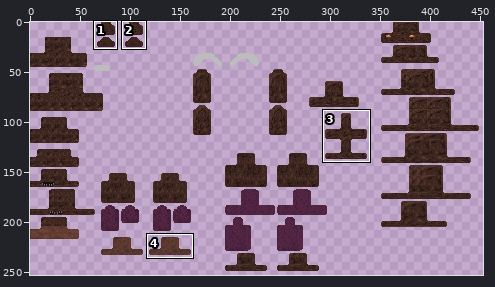
Sprite sheet: src/main/resources/assets/starcraft/textures/model/zergling.png. Above: a wide view before the commit, with the close-up outlined.
Close-up. The starting point:
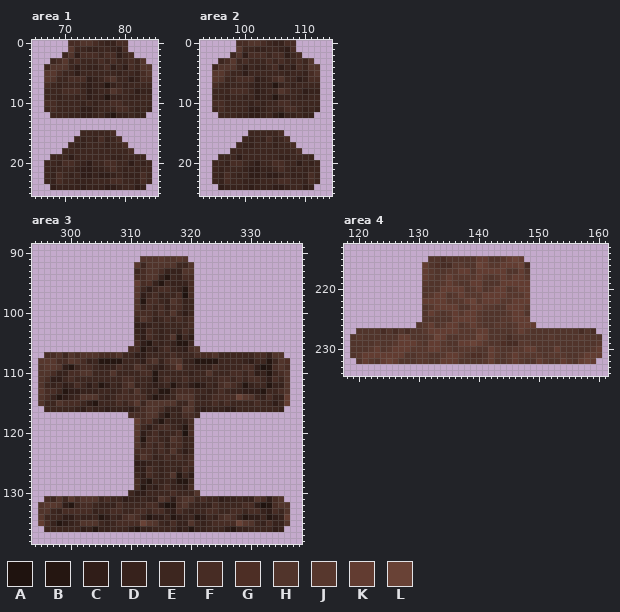
The file is 512x256 pixels. Colours within 5 levels of each other are drawn and written as one. Shown: area 1: x 65..85, y 0..25; area 2: x 93..114, y 0..25; area 3: x 294..338, y 89..138; area 4: x 118..161, y 213..234. The wide view leaves out empty margins. The commit also changed other parts of the picture, which this record leaves out.
Palette (. is transparent): A #1f130f  B #251611  C #301d18  D #37221c  E #3d261f  F #472c24  G #4d2e25  H #51342b  J #57372d  K #623c31  L #694236
Pixels before, area 1, first column x 67:
 0 ....FFHHFEDDFF....
 1 ....JEEDDEEDCF....
 2 ...EHCFFFEFFCEF...
 3 .EFJEFEEEFEFEEFEH.
 4 EHHHECEDDEFCECFEHH
 5 JJFEECEEEEEEDEEDFH
 6 JHEEFFFCDEFHEECDFF
 7 FEDEEEDCDDBDEDEEEE
 8 EEEFFFECDEEHFEECDD
 9 EEDEEDECDDBDDEDDEE
10 FFEEEEDEDEEFFEEEEE
11 EFEEEECCDEEEFFEDED
12 .EEEDDCCDECBDDEDD.
13 ..................
14 ..................
15 ......EEEEEF......
16 .....EDEDFDEF.....
17 ....EDDEEEDEEF....
18 ...EEEEEEEEEEEF...
19 .EEECEEEEEEDDEEEE.
20 EEDFFEDCEEFFEECEDE
21 EDEEEDCCDDEFEDEDEE
22 EDFEDECCDCCDEDDDFE
23 EDFEEDDDEEEFFEEDFE
24 .CDDDDCDDDCCDEECD.
Pixels before, area 2, first column x 95:
 0 ....FFHHFEDDFF....
 1 ....JEEDDEEDCF....
 2 ...EHCFFFEFFCEF...
 3 .EFJEFEEEFEFEEFEH.
 4 EHHHECEDDEFCECFEHH
 5 JJFEECEEEEEEDEEDFH
 6 JHEEFFFCDEFHEECDFF
 7 FEDEEEDCDDBDEDEEEE
 8 EEEFFFECDEEHFEECDD
 9 EEDEEDECDDBDDEDDEE
10 FFEEEEDEDEEFFEEEEE
11 EFEEEECCDEEEFFEDED
12 .EEEDDCCDECBDDEDD.
13 ..................
14 ..................
15 ......EEEEEF......
16 .....EDEDFDEF.....
17 ....EDDEEEDEEF....
18 ...EEEEEEEEEEEF...
19 .EEECEEEEEEDDEEEE.
20 EEDFFEDCEEFFEECEDE
21 EDEEEDCCDDEFEDEDEE
22 EDFEDECCDCCDEDDDFE
23 EDFEEDDDEEEFFEEDFE
24 .CDDDDCDDDCCDEECD.
Pixels before, area 3, first column x 295:
 91 .................HHHJHHJH.................
 92 ................JEHHHHHEEH................
 93 ................EFHHFDDDHH................
 94 ................FFHHDBEDFF................
 95 ................KFGDBEDDDF................
 96 ................JECEFFEDBF................
 97 ................JCEFDEEFAF................
 98 ................HBFFEDHFDE................
 99 ................HDFEFDFFDE................
100 ................FFFEFEHECE................
101 ................EHFDEFEFEF................
102 ................CCDEDEEEEF................
103 ................DCFEDEEDFE................
104 ................ECFEDEHBEC................
105 ................FCBEDEDBBE................
106 ...............FFBDCEFDDCFH...............
107 .FFHEHFHHHFFFHEECCEEEEFEEEFFFHEEEEEEFFDHH.
108 JJJFFJHFDEBBBBEEECFHDFHHDDBBBBEEEEDCEEBEHG
109 HJJHCBEFFEDDDFEEHFEDCEFKEEDDDFEEEEFFCABFHF
110 HHFDDFFHHEEEHEEEEFFBEEEEEDEEHEEEFFEFCDBEFH
111 HFCCEFEEEEEEEEFFEEEBEFEEFEEEEEFFEFEFFECFEH
112 HEDECDFECEBCEDFHDEDCDEBDECBCEDFHFEBDEEBDDH
113 JFFEBCCDDDEEDEFEHEDEBBEFFFEEDEFEDDCCCBEEFH
114 HFDBCDEHHHEDEFFFFFDBCDEHHHEDEFFFFLJHEDFDDK
115 HEEHFFFECBEEEFEFJEHHHHHEEHEEEFEFEEEEFEECEK
116 .EEEEEDCEDDCDDDCEFHHFDDDHHDCDDDCCEEEEEEED.
117 ...............FFFHHDBEDFFE...............
118 ................KFGDBEDDDF................
119 ................JECEFFEDBF................
120 ................JCEFDEEFAF................
121 ................HBFFEDHFDE................
122 ................HDFEFDFFDE................
123 ................FFFEFEHECE................
124 ................EHFDEFEFEF................
125 ................CCDEDEEEEF................
126 ................DCFEDEEDFE................
127 ................ECFEDEHBEC................
128 ................FCBEDEDBBE................
129 ................FBDCEFDDCF................
130 ...............ECCEEEEFEEEH...............
131 .FEHEJFHHHEFEECDDEDDHFCFHHEFEECDDEDDHFCFH.
132 HJJHCBEFFEDDDFEEEEFFCABFHEDDDFEEEEFFCABFHH
133 HHEDFFFFFDEEFFEEFFEFFDCFEDEEFFEEFFEFFDCFEH
134 JEEECCEDDEBCEDFHFDBCCEBCDEBCEDFHFDBCCEBCDK
135 KFDBCDEHHHEDEFFFFLJHEDFDDHEDEFFFFLJHEDFDDH
136 .EEEEEECDBDDEEECBDDEEEECDBDDEEECBDDEEEECD.
Pixels before, area 4, first column x 119:
215 .............HHFHHHHHKKHHJKLK.............
216 ............KHGFFJJHHLKJJKKKLF............
217 ............KJHHJJKKHKKKKKHHKH............
218 ............KJHJKJJJJKJHJKJKKJ............
219 ............JHHJKJHHKKHHHKKKKK............
220 ............HHHKKKKHJKHJKKHJKK............
221 ............HJKKHJKJJJKKKKJJJK............
222 ............KKKKJJJKLJKKKJJKKK............
223 ............HJKKKKHHKKJJHHKKKJ............
224 ............HKJHJKJKKJHHHHJKKH............
225 ............HHHHHKKKKJHHHJJKKK............
226 ...........HJKHJKKHJKJHHJJHJKKK...........
227 .HHHHFHFHFHHJKKKKKJJJKKHHHHJKJHHHHHHHHFHF.
228 HJHHHHHHKKHHHJLKHHJJJLKHHHFHHHHHHJHHHHJHHH
229 HHHHJHHJKKKJHKKJHHKKLKJHHGFFJJHHHHHHHHHHHJ
230 HHHJKHJKKKJJJKKJJHJJJHHKJHHJJKKHHHKHHHHHJK
231 HJKKKKKKKHHJJHHJKKJHGGHKJHJKJJJJHJJJHHJKKK
232 .HKJHKLKHHHJJHHKKKHHHHJKHHJKJHHKJHHKJHKLK.
After the commit:
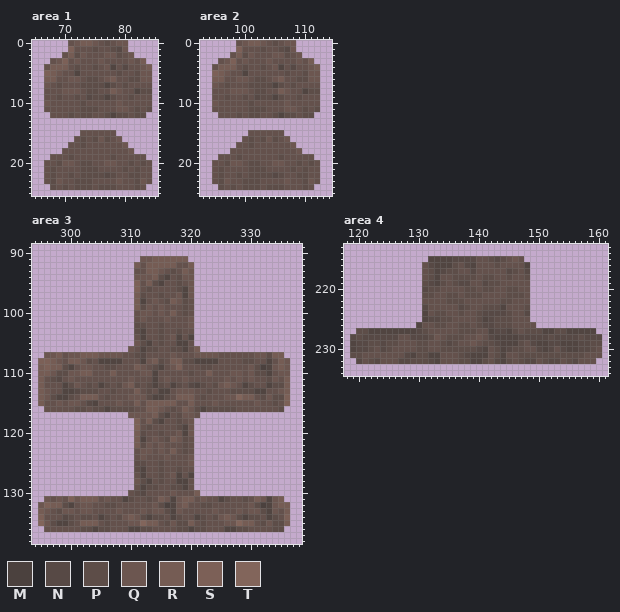
Colours new in this view: M #4b413e  N #574945  P #5d4d48  Q #6c5650  R #755c54  S #7c6057  T #82655b
Changes in this commit:
colour B: #251611 -> #514541
colour E: #3d261f -> #64514c
Changed rows in their new state; - is a pixel that keeps its letter.
Area 1:
first column x 67:
 0 ----EQRRQ-PEQQ----
 1 ----S--EP--PNQ----
 2 ----RPQEE-QQP-Q---
 3 --QS-Q---Q-E--Q-R-
 4 -RRR-P-EP-QB-NE-QR
 5 SRQ--B------P--PQQ
 6 RR--QQEPP-QR--PPQQ
 7 Q-P---PPPP-P-P----
 8 ---QQQ-PP--RQ--BPP
 9 --P--P-NPP-PE-PE--
10 QE----P-E--EQ-----
11 -E----PPP---QQ-P-P
12 ----PEPPE-P-PP-PP-
15 -----------E------
16 ------P-PQP-Q-----
17 -----EP---E--Q----
18 --------------Q---
19 ----P------PE-----
20 --PQQ-PP--QQ--P-P-
21 -P---EPPPE-E-P-P--
22 -PE-P-PPPPNP-EPPE-
23 -PQ--PPP---EQ--PQ-
24 -PEPEPPPEPPPE--PE-
Area 2:
first column x 95:
 0 ----EQRRQ-PEQQ----
 1 ----S--EP--PNQ----
 2 ----RPQEE-QQP-Q---
 3 --QS-Q---Q-E--Q-R-
 4 -RRR-P-EP-QB-NE-QR
 5 SRQ--B------P--PQQ
 6 RR--QQEPP-QR--PPQQ
 7 Q-P---PPPP-P-P----
 8 ---QQQ-PP--RQ--BPP
 9 --P--P-NPP-PE-PE--
10 QE----P-E--EQ-----
11 -E----PPP---QQ-P-P
12 ----PEPPE-P-PP-PP-
15 -----------E------
16 ------P-PQP-Q-----
17 -----EP---E--Q----
18 --------------Q---
19 ----P------PE-----
20 --PQQ-PP--QQ--P-P-
21 -P---EPPPE-E-P-P--
22 -PE-P-PPPPNP-EPPE-
23 -PQ--PPP---EQ--PQ-
24 -PEPEPPPEPPPE--PE-
Area 3:
first column x 295:
 91 -----------------QQRRRRRR-----------------
 92 ----------------R-RRRRR--R----------------
 93 -----------------ERRQEPERQ----------------
 94 ----------------QQQRP--PQQ----------------
 95 ----------------SERP--EPEQ----------------
 96 ----------------S-P-EE-P-Q----------------
 97 ----------------RP-EP--QBQ----------------
 98 ----------------R-EQ-PRQP-----------------
 99 ----------------RPQ-QEEEP-----------------
100 ----------------EQQ-Q-R-P-----------------
101 -----------------QEE-Q-E-Q----------------
102 ----------------PPE-P----Q----------------
103 ----------------PBE-P--PE-----------------
104 -----------------BE-P-Q--B----------------
105 ----------------QP--P-E-------------------
106 ---------------QE-PP-EPPBER---------------
107 -QQR-QQRRRQQQQ--PN----Q---QQQQ------QQPRR-
108 SSRQERRQP--------BQRPERRPP--------PP----RQ
109 RSRRP--QQ-EPPE--RQ-PB-QS--EPPE----EQPM-QRQ
110 RRQPPQQRR---R----QQ------P--R---QQ-QPP--QQ
111 REPN-Q--------EQ-----Q--Q-----EQ-Q-QE-PQ-R
112 R-E-BPQ-P--P-PQRP-PBP--P-N-P-PQRQ--P---PPR
113 RQE--BNPPP--P-E-R-P----QQQ--P-E-PPPPB---QR
114 RQP-BP-RRR-P-EEQQQP-BP-RRR-P-EEQQTRR-PQPPS
115 R--QEQQ-N----Q-ER-RRRRR--R---Q-E----Q--P-S
116 ------PP-PPBPPPP-ERRQEPERQPBPPPPP-------P-
117 ---------------QQQQRP--PQQ----------------
118 ----------------SERP--EPEQ----------------
119 ----------------S-P-EE-P-Q----------------
120 ----------------RP-EP--QBQ----------------
121 ----------------R-EQ-PRQP-----------------
122 ----------------RPQ-QEEEP-----------------
123 ----------------EQQ-Q-R-P-----------------
124 -----------------QEE-Q-E-Q----------------
125 ----------------PPE-P----Q----------------
126 ----------------PBE-P--PE-----------------
127 -----------------BE-P-Q--B----------------
128 ----------------QP--P-E-------------------
129 ----------------E-PP-EPPBE----------------
130 ----------------PN----Q---R---------------
131 -Q-Q-SQRRR-Q--BPE-PERQBQRR-Q--BPE-PERQBQR-
132 QSRRP--QQ-EPPE----EQPM-QR-EPPE----EQPM-QRR
133 RQ-PQQEQQE--EQ--EQ-QQPBQ-E--EQ--EQ-QQPBQ-R
134 S---NP-PP--P-PQRQP-PP--PE--P-PQRQP-PP--PES
135 TQP-BP-RRR-P-EEQQTRR-PQPPR-P-EEQQTRR-PQPPR
136 -------PP-PP---B-PP----PP-PP---B-PP----PP-
Area 4:
first column x 119:
215 -------------BBBBNNNNEEPNPEQE-------------
216 ------------ENBBBPENBEEEPEEEEB------------
217 ------------EPBNPPEENEEEEENPEN------------
218 ------------EPBEEPPPPEPPEEPEEP------------
219 ------------PNBPEPNNEENPPEEEEE------------
220 ------------NPPEEEEPPEPPEEPPEE------------
221 ------------PPEEPPEPPPEEEEPPPE------------
222 ------------EEEEPPPEEEEEEPPEEE------------
223 ------------NEEEEENPEEPPPBEEEP------------
224 ------------BEPPEEPEEPNNNNPEEN------------
225 ------------BNNPPEEEEPBNPPPEEE------------
226 -----------BEEPPEEPPEPNNPPPEEEE-----------
227 -PPBBBBBBBBNPEEEEEPPPEEBNNBPEPPPBBPPBBBBB-
228 NPNNNNNNEENNNPQEPPPEEQENBBBBNNNNNPNNNNPNNN
229 BNNPPNPPEEEPPEEPNPEEQEPPNBBBPENBBNNBBBNNPP
230 BNNPENPEEEEPPEEPPPPPPNBEPBNPPEENBNENBBNNPE
231 PPEEEEEEENBPPBBEEEPNBBBEPBEEPPPPPPPPPPPEEE
232 -NEPNEEENNPPPNBEEEPPBBPENBPEPNNEPNNEPNEEE-
Where, in picture pixels (left, top, right, bottom), the same in both close-ups:
changed: (44, 40, 152, 190)
changed: (212, 40, 320, 190)
changed: (38, 256, 290, 532)
changed: (350, 256, 602, 364)
